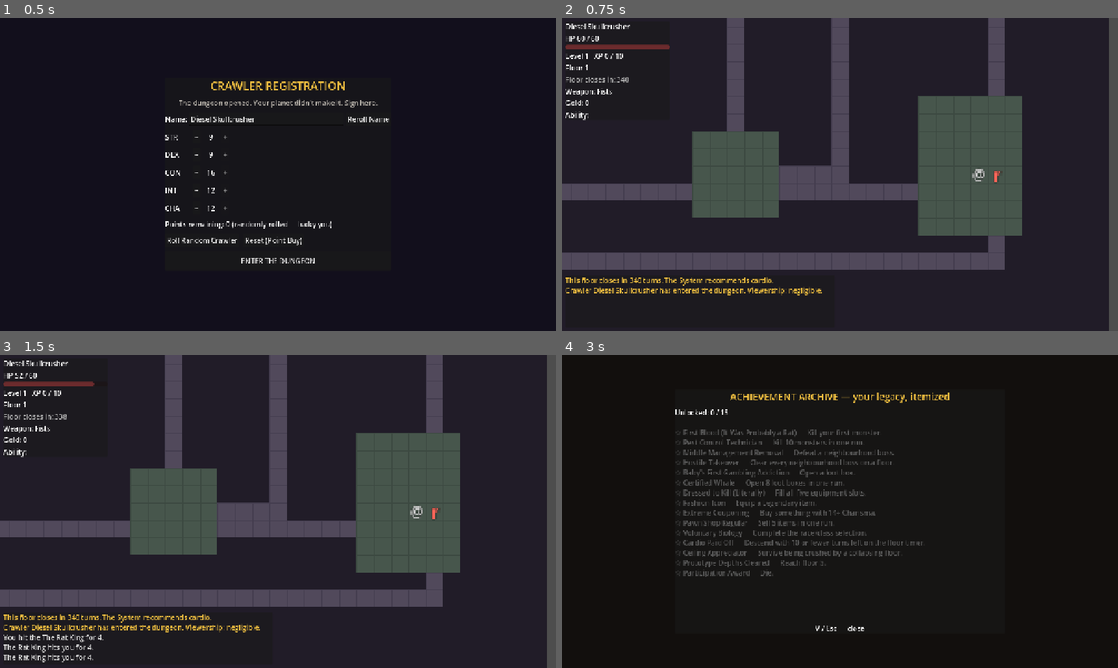
Above: before the commit, frames 1-4 (two rows, left to right).
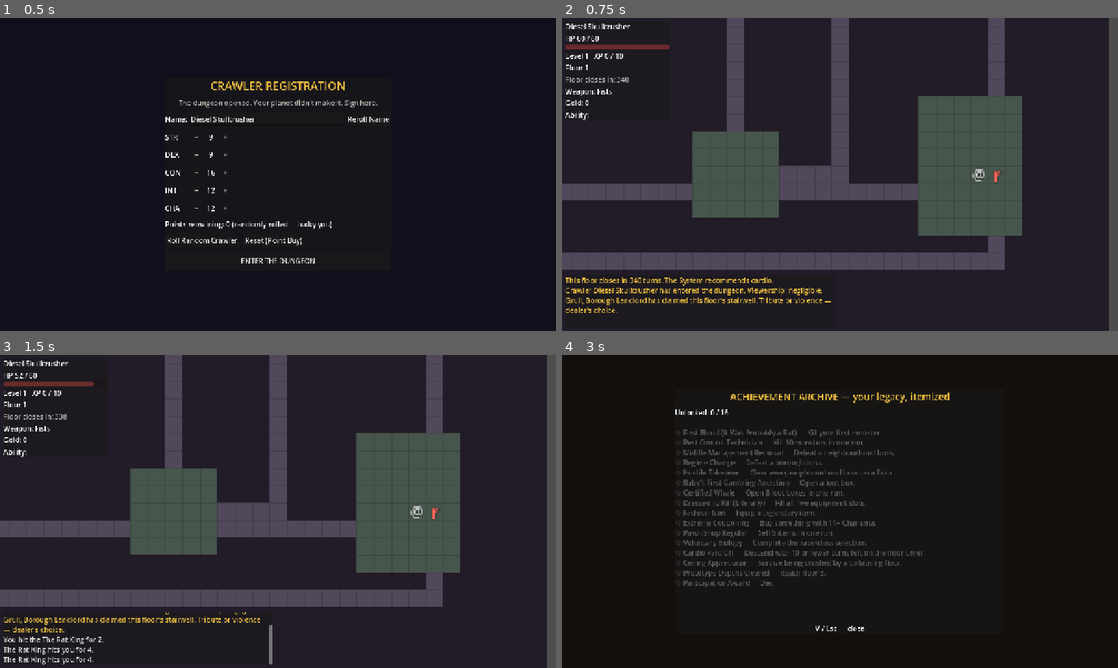
Above: after the commit, the same moments.

Repository: SamuelArchibald3/DungeonCrawler
Game: Godot game, scene res://scenes/main/main.tscn
The game is run twice, just before and just after one commit, with the same random seed, the same clock (stepped at 60 frames per second) and the same inputs.
Inputs (mouse positions are in pixels of both pictures, inside the frame that each line leads up to):
- Up to frame 1 (0.5 s): no input
- Up to frame 2 (0.75 s): click "ENTER THE DUNGEON" at 0.5 s
- Up to frame 3 (1.5 s): tap Enter at 1.25 s; move the mouse to (400, 495) at 1.27 s; hold D (move_right) from 1.28 s (still down); hold Space (wait) from 1.28 s (still down); click (400, 495) at 1.42 s
- Up to frame 4 (3 s): move the mouse to (728, 527) at 2.02 s; release D (move_right) at 2.03 s; release Space (wait) at 2.03 s; hold S (move_down) 2.03-2.78 s; tap Q (ability) at 2.1 s; tap Space (wait) at 2.3 s; tap Enter at 2.75 s; move the mouse to (895, 442) at 2.77 s; hold D (move_right) from 2.78 s (still down); hold V (achievements) from 2.78 s (still down)

Frame 1 is identical in both runs. In frame 2, 0.5% of the frame differs, in the area x 0-49%, y 89-95%; in frame 3, 1.9%; in frame 4, 3.3%, in the area x 20-65%, y 17-75%.

Commit message:
Add borough bosses guarding each floor's stairwell
One borough boss per floor holds the stairs room: the deepest native enemy
type at 8x HP, +4 damage, and 10x XP, with a unique name (Grull, Borough
Landlord; Deputy Mayor Chewface; ...). Arrival is announced, and the map
legend/markers track him in magenta. Neighbourhood bosses no longer claim
the stairs room, so the stairwell fight is his alone.

Killing him drops a guaranteed platinum box, reveals the entire floor map,
and unlocks the Regime Change achievement - or you can try to sprint past.

Co-Authored-By: Claude Fable 5 <noreply@anthropic.com>

Diff:
--- a/autoload/achievements.gd
+++ b/autoload/achievements.gd
@@ -8,6 +8,7 @@
 	&"first_blood": ["First Blood (It Was Probably a Rat)", "Kill your first monster."],
 	&"exterminator": ["Pest Control Technician", "Kill 10 monsters in one run."],
 	&"boss_slayer": ["Middle Management Removal", "Defeat a neighbourhood boss."],
+	&"regime_change": ["Regime Change", "Defeat a borough boss."],
 	&"hostile_takeover": ["Hostile Takeover", "Clear every neighbourhood boss on a floor."],
 	&"first_box": ["Baby's First Gambling Addiction", "Open a loot box."],
 	&"whale": ["Certified Whale", "Open 8 loot boxes in one run."],
@@ -36,6 +37,7 @@
 	Events.run_started.connect(_on_run_started)
 	Events.enemy_killed.connect(_on_enemy_killed)
 	Events.all_bosses_cleared.connect(func() -> void: unlock(&"hostile_takeover"))
+	Events.borough_boss_killed.connect(func() -> void: unlock(&"regime_change"))
 	Events.box_opened.connect(_on_box_opened)
 	Events.item_equipped.connect(_on_item_equipped)
 	Events.item_bought.connect(_on_item_bought)
--- a/autoload/events.gd
+++ b/autoload/events.gd
@@ -12,6 +12,7 @@
 signal run_started
 signal enemy_killed(def_id: StringName, is_boss: bool)
 signal all_bosses_cleared
+signal borough_boss_killed
 signal box_opened(tier: int)
 signal item_equipped(item: ItemData)
 signal item_bought(cha: int)
--- a/scenes/dungeon/dungeon.gd
+++ b/scenes/dungeon/dungeon.gd
@@ -29,6 +29,7 @@
 var turn_manager: TurnManager
 var shopkeeper: Shopkeeper
 var guide: Guide
+var borough_boss: Entity
 
 ## Neighbourhoods: aligned with floor_data.zones by index
 var zones_runtime: Array = []  # [{ "name": String, "def": EnemyDef, "boss": Entity }]
@@ -54,6 +55,7 @@
 	_spawn_loot_boxes()
 	_spawn_enemies(floor_num)
 	_spawn_bosses(floor_num)
+	_spawn_borough_boss(floor_num)
 	_spawn_shopkeeper(floor_num)
 	_spawn_guide()
 	_spawn_player()
@@ -183,8 +185,9 @@
 		var rooms: Array = floor_data.zones[zone]["rooms"]
 		var best := Rect2i()
 		for room: Rect2i in rooms:
-			if room == floor_data.saferoom or room == floor_data.shop_room:
-				continue
+			if room == floor_data.saferoom or room == floor_data.shop_room \
+					or room.has_point(floor_data.stairs):
+				continue  # the stairs room belongs to the borough boss
 			if room.get_area() > best.get_area():
 				best = room
 		if best.size == Vector2i.ZERO:
@@ -203,6 +206,35 @@
 				break
 
 
+## One borough boss per floor, holding the stairs room: the deepest native
+## enemy type, upscaled well past any neighbourhood boss.
+func _spawn_borough_boss(floor_num: int) -> void:
+	var stairs_room := Rect2i()
+	for room in floor_data.rooms:
+		if room.has_point(floor_data.stairs):
+			stairs_room = room
+			break
+	if stairs_room.size == Vector2i.ZERO:
+		return
+	var best_def: EnemyDef = null
+	for def in _enemy_defs:
+		if def.min_floor <= floor_num and (best_def == null or def.min_floor > best_def.min_floor):
+			best_def = def
+	for radius in range(1, 4):
+		for dy in range(-radius, radius + 1):
+			for dx in range(-radius, radius + 1):
+				var pos := floor_data.stairs + Vector2i(dx, dy)
+				if stairs_room.has_point(pos) and grid.is_open(pos) \
+						and grid.get_tile(pos) == DungeonGrid.FLOOR:
+					borough_boss = Entity.make_borough_boss(
+						best_def, pos, floor_num, Flavor.borough_boss_name(GameState.rng))
+					grid.place_entity(borough_boss, pos)
+					enemies.append(borough_boss)
+					_entities_root.add_child(borough_boss)
+					Events.msg.bind("%s has claimed this floor's stairwell. Tribute or violence — dealer's choice." % borough_boss.boss_name, &"system").call_deferred()
+					return
+
+
 ## --- Fog of war for the map screen ---
 
 func reveal_around(pos: Vector2i, radius: int = 4) -> void:
@@ -211,6 +243,12 @@
 			var p := pos + Vector2i(dx, dy)
 			if grid.in_bounds(p):
 				explored[p] = true
+
+
+func reveal_all() -> void:
+	for y in grid.height:
+		for x in grid.width:
+			explored[Vector2i(x, y)] = true
 
 
 func reveal_zone(zone: int) -> void:
--- a/scenes/dungeon/entity.gd
+++ b/scenes/dungeon/entity.gd
@@ -20,6 +20,7 @@
 var xp_value := 0
 var turn_counter := 0
 var is_boss := false
+var is_borough := false
 var boss_name := ""
 var zone_index := -1
 var glyph_size := 13
@@ -58,6 +59,19 @@
 	e.xp_value *= 5
 	e.color = Color(1.0, 0.4, 0.35)
 	e.glyph_size = 16
+	return e
+
+
+## Borough boss: one per floor, guards the stairwell. Stronger than any
+## neighbourhood boss; rewards to match.
+static func make_borough_boss(def: EnemyDef, pos: Vector2i, floor_num: int, name_: String) -> Entity:
+	var e := make_boss(def, pos, floor_num, name_, -1)
+	e.is_borough = true
+	e.max_hp *= 2   # 8x base
+	e.hp = e.max_hp
+	e.xp_value *= 2  # 10x base
+	e.color = Color(1.0, 0.3, 0.55)
+	e.glyph_size = 18
 	return e
 
 
--- a/scenes/ui/map_screen.gd
+++ b/scenes/ui/map_screen.gd
@@ -80,6 +80,11 @@
 			else:
 				boss_note = " — boss DEFEATED, district mapped"
 		lines.append("  [color=%s]■[/color] %s%s" % [color.to_html(false), display_name, boss_note])
+	var borough: Variant = dungeon.borough_boss
+	if borough != null and is_instance_valid(borough) and borough.hp > 0:
+		lines.append("  [color=#ff4d8c]■[/color] %s holds the stairwell — defeat for a full survey" % borough.boss_name)
+	else:
+		lines.append("  [color=#909090]■ Stairwell liberated.[/color]")
 	_legend.append_text("\n".join(lines))
 
 
@@ -118,6 +123,9 @@
 		var boss: Variant = info["boss"]
 		if boss != null and is_instance_valid(boss) and boss.hp > 0 and dungeon.explored.has(boss.grid_pos):
 			_draw_marker(origin, scale, boss.grid_pos, Color(1.0, 0.3, 0.25))
+	var borough: Variant = dungeon.borough_boss
+	if borough != null and is_instance_valid(borough) and borough.hp > 0 and dungeon.explored.has(borough.grid_pos):
+		_draw_marker(origin, scale, borough.grid_pos, Color(1.0, 0.3, 0.55))
 	_draw_marker(origin, scale, dungeon.player.grid_pos, Color.WHITE)
 
 
--- a/scripts/combat.gd
+++ b/scripts/combat.gd
@@ -13,7 +13,9 @@
 
 static func enemy_attack_damage(enemy: Entity, floor_num: int, c: CharacterData) -> int:
 	var dmg := enemy.enemy_def.attack + (floor_num - 1) - c.get_defense()
-	if enemy.is_boss:
+	if enemy.is_borough:
+		dmg += 4
+	elif enemy.is_boss:
 		dmg += 2
 	if c.has_ability(&"thick_skin"):
 		dmg -= 1
--- a/scripts/flavor.gd
+++ b/scripts/flavor.gd
@@ -74,6 +74,21 @@
 	return BOSS_NAMES.get(def_id, "Middle Manager")
 
 
+const BOROUGH_BOSS_NAMES := [
+	"Grull, Borough Landlord",
+	"The Rent Collector",
+	"Magnus Fleshpile, Zoning Commissioner",
+	"Her Dampness, Baroness of Mildew",
+	"Chairman Gnash",
+	"Big Lorraine, Stairwell Cartel Boss",
+	"Deputy Mayor Chewface",
+]
+
+
+static func borough_boss_name(rng: RandomNumberGenerator) -> String:
+	return BOROUGH_BOSS_NAMES[rng.randi_range(0, BOROUGH_BOSS_NAMES.size() - 1)]
+
+
 const SHOP_GREETINGS := [
 	"The Bopca beams: 'A customer! A live one, even!'",
 	"'Welcome, welcome. Everything is authentic. Some of it is even safe.'",
--- a/scripts/turn_manager.gd
+++ b/scripts/turn_manager.gd
@@ -104,7 +104,13 @@
 	dungeon.grid.remove_entity(enemy.grid_pos)
 	dungeon.enemies.erase(enemy)
 
-	if enemy.is_boss:
+	if enemy.is_borough:
+		Events.msg("BOROUGH BOSS DEFEATED: %s. The stairwell is under new management. Yours." % enemy.boss_name, &"system")
+		dungeon.spawn_loot_box(3, enemy.grid_pos)  # guaranteed platinum box
+		dungeon.reveal_all()
+		Events.msg("Full borough survey unlocked. The map is yours.", &"system")
+		Events.borough_boss_killed.emit()
+	elif enemy.is_boss:
 		Events.msg("NEIGHBOURHOOD BOSS DEFEATED: %s. The locals do not send their regards." % enemy.boss_name, &"system")
 		dungeon.spawn_loot_box(2, enemy.grid_pos)  # guaranteed gold box
 		if enemy.zone_index != -1:
--- a/tests/systest.gd
+++ b/tests/systest.gd
@@ -188,6 +188,33 @@
 				zone_revealed = false
 		check(zone_revealed, "boss death reveals its district on the map")
 		check(Achievements.is_unlocked(&"boss_slayer"), "boss kill unlocks Middle Management Removal")
+
+	# --- Borough boss: guards the stairs, outclasses zone bosses, pays out ---
+	var borough: Entity = dungeon.borough_boss
+	check(borough != null, "borough boss spawned")
+	if borough != null:
+		check(borough.is_borough and borough.is_boss, "borough boss flagged correctly")
+		check(borough.max_hp >= borough.enemy_def.max_hp * 8, "borough boss has 8x+ HP")
+		var stairs_room_found := false
+		for room: Rect2i in fd.rooms:
+			if room.has_point(fd.stairs) and room.has_point(borough.grid_pos):
+				stairs_room_found = true
+		check(stairs_room_found, "borough boss stands in the stairs room")
+		var no_zone_boss_at_stairs := true
+		for info: Dictionary in dungeon.zones_runtime:
+			var zb: Variant = info["boss"]
+			if zb != null and is_instance_valid(zb) and zb.hp > 0:
+				for room: Rect2i in fd.rooms:
+					if room.has_point(fd.stairs) and room.has_point(zb.grid_pos):
+						no_zone_boss_at_stairs = false
+		check(no_zone_boss_at_stairs, "no neighbourhood boss shares the stairs room")
+		var borough_pos: Vector2i = borough.grid_pos
+		dungeon.turn_manager._kill_enemy(borough)
+		await get_tree().process_frame
+		var dropped: Object = dungeon.grid.entity_at(borough_pos)
+		check(dropped is LootBox and (dropped as LootBox).tier == 3, "borough boss drops a platinum box")
+		check(dungeon.explored.has(Vector2i(0, 0)), "borough boss death reveals the full map")
+		check(Achievements.is_unlocked(&"regime_change"), "borough kill unlocks Regime Change")
 
 	# --- Map screen ---
 	check(not dungeon.explored.is_empty(), "spawn area starts explored")
Not shown, changed: todo.txt
